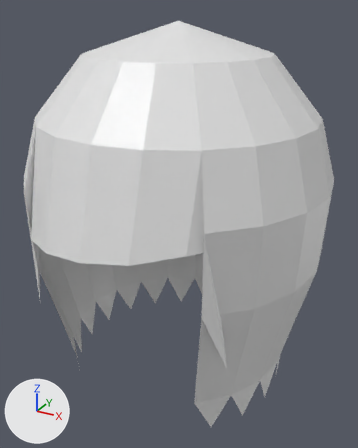
Before and after pictures for a commit that changed the glTF model assets/avatars/hair_long_partl.glb.
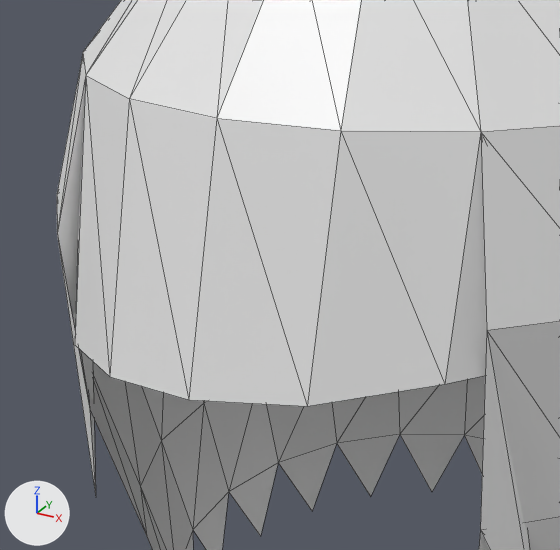
There are two pictures of each version: one whole from a camera (50 mm lens) standing at (0.462, -0.838, 1.183) and looking at (0.009, -0.013, 0.771), one close up on the part from 0% to 66% of the width and 21% to 73% of the height. Lighting does not change. The marker at lower left points along +X, +Y and +Z. The last two pictures show the newer version. The close-ups show mesh edges as thin lines. Where no turn or scale is listed for an object, it has been applied to the vertices. Vertices at exactly the same position are counted once.

The first close-up shows 'hair'.
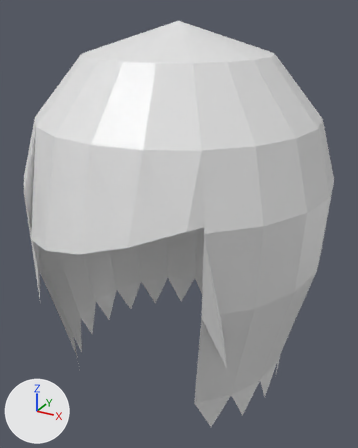
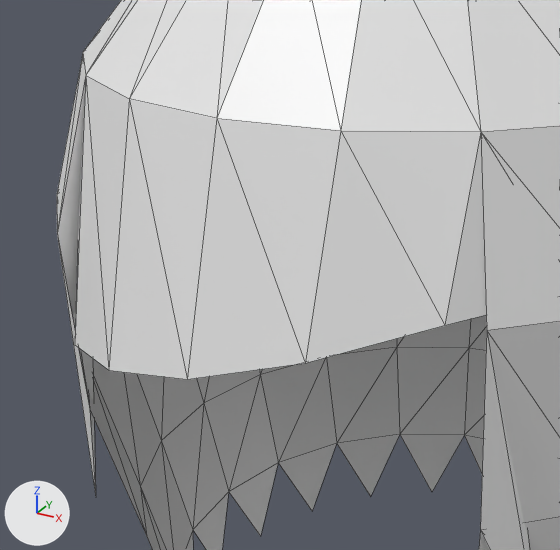
Edits to the scene script, one JSON object a line:
```json
{"block": "me_hair", "where": "me_hair.from_pydata(...)  # 134 vertices, 220 faces; spans x -0.302..0.302, y -0.317..0.302, z 0.425..1.16"}
{"block": "me_hair", "where": "# used by ob_hair; location = (0.0, 0.0, 0.0)"}
{"block": "me_hair", "change": "me_hair part 1"}
{"op": "set", "path": "me_hair.vertices[127].co", "old": "(-0.083, -0.302, 0.81)", "new": "(-0.083, -0.302, 0.815)", "note": "pixel (109, 376) -> pixel (108, 370)"}
{"op": "set", "path": "me_hair.vertices[128].co", "old": "(0.0, -0.317, 0.82)", "new": "(0.0, -0.317, 0.835)", "note": "pixel (188, 399) -> pixel (187, 379)"}
{"op": "set", "path": "me_hair.vertices[129].co", "old": "(0.083, -0.302, 0.83)", "new": "(0.083, -0.302, 0.86)", "note": "pixel (307, 406) -> pixel (305, 363)"}
{"op": "set", "path": "me_hair.vertices[130].co", "old": "(0.157, -0.26, 0.845)", "new": "(0.157, -0.26, 0.885)", "note": "pixel (444, 384) -> pixel (444, 325)"}
{"op": "set", "path": "me_hair.vertices[131].co", "old": "(0.216, -0.195, 0.85)", "new": "(0.216, -0.195, 0.895)"}
```

Changed parts and their boxes [x1, y1, x2, y2] in the close-ups (560 x 550 px; the box of a moved part takes in the faces that stretch with it):
```json
{"part": 1, "of": "me_hair", "change": "moved or reshaped", "before": [75, 76, 487, 406], "after": [75, 76, 496, 379]}
```
